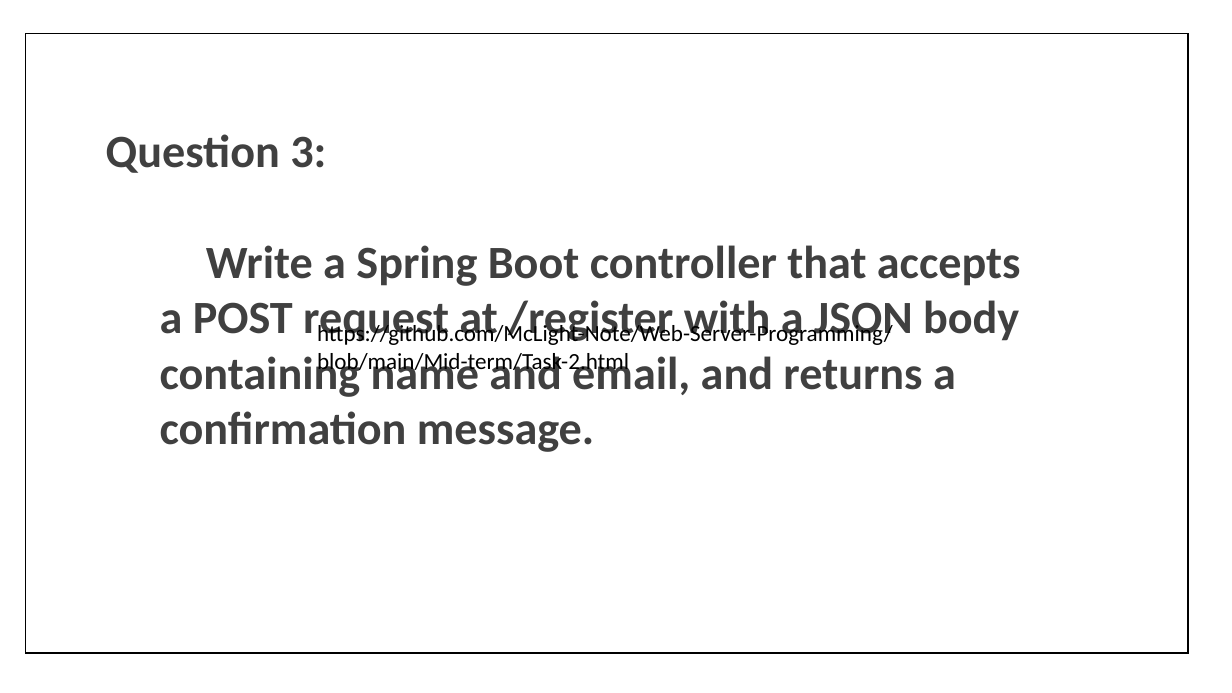
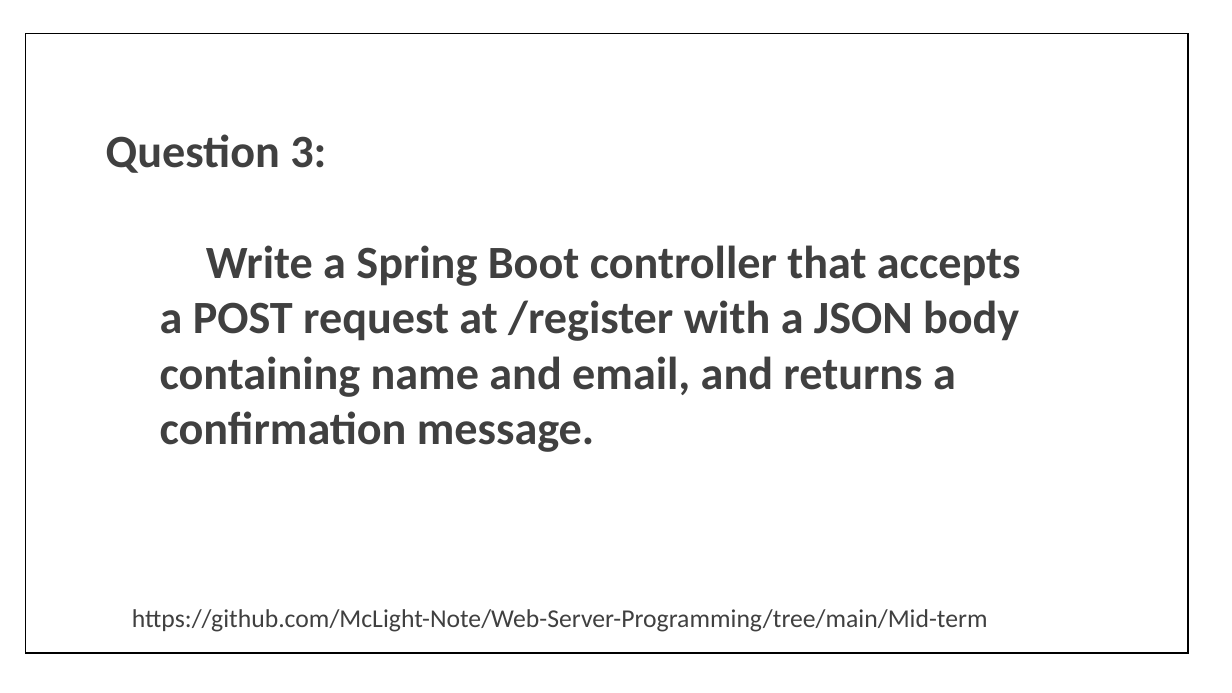
Before and after one commit to McLight-Note/Web-Server-Programming, a slide deck: slide 6 of Mid-term.pptx. Drawn at 1232x693 pixels with LibreOffice and Linux fonts; fonts in the diff are those of the drawing; background and template pictures are left out. Boxes give left, top, right and bottom in pixels: in the first picture for what was removed or moved away, otherwise in the second. Text is boxed around its words. In the diff, an @@ line names an element or a change of style, - is before the commit and + after.

```diff
--- a/Mid-term.pptx
+++ b/Mid-term.pptx
@@ text at (132,609,988,632): text changed; size 18 to 20 pt; text colour #000000 to #404040 @@
-https://github.com/McLight-Note/Web-Server-Programming/blob/main/Mid-term/Task-2.html
+https://github.com/McLight-Note/Web-Server-Programming/tree/main/Mid-term
```
Also in this commit, not shown: 4 other slides changed, 1 other file.
